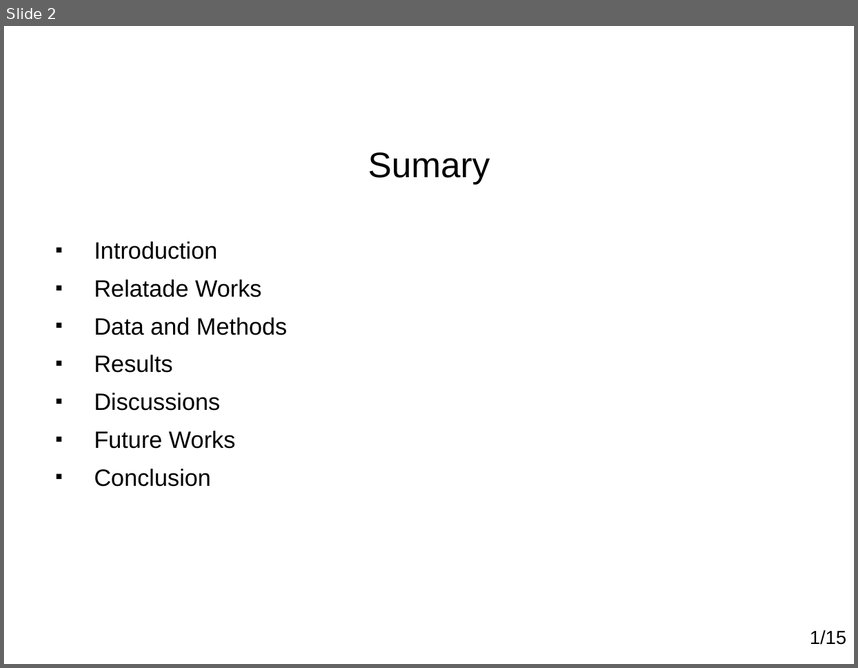
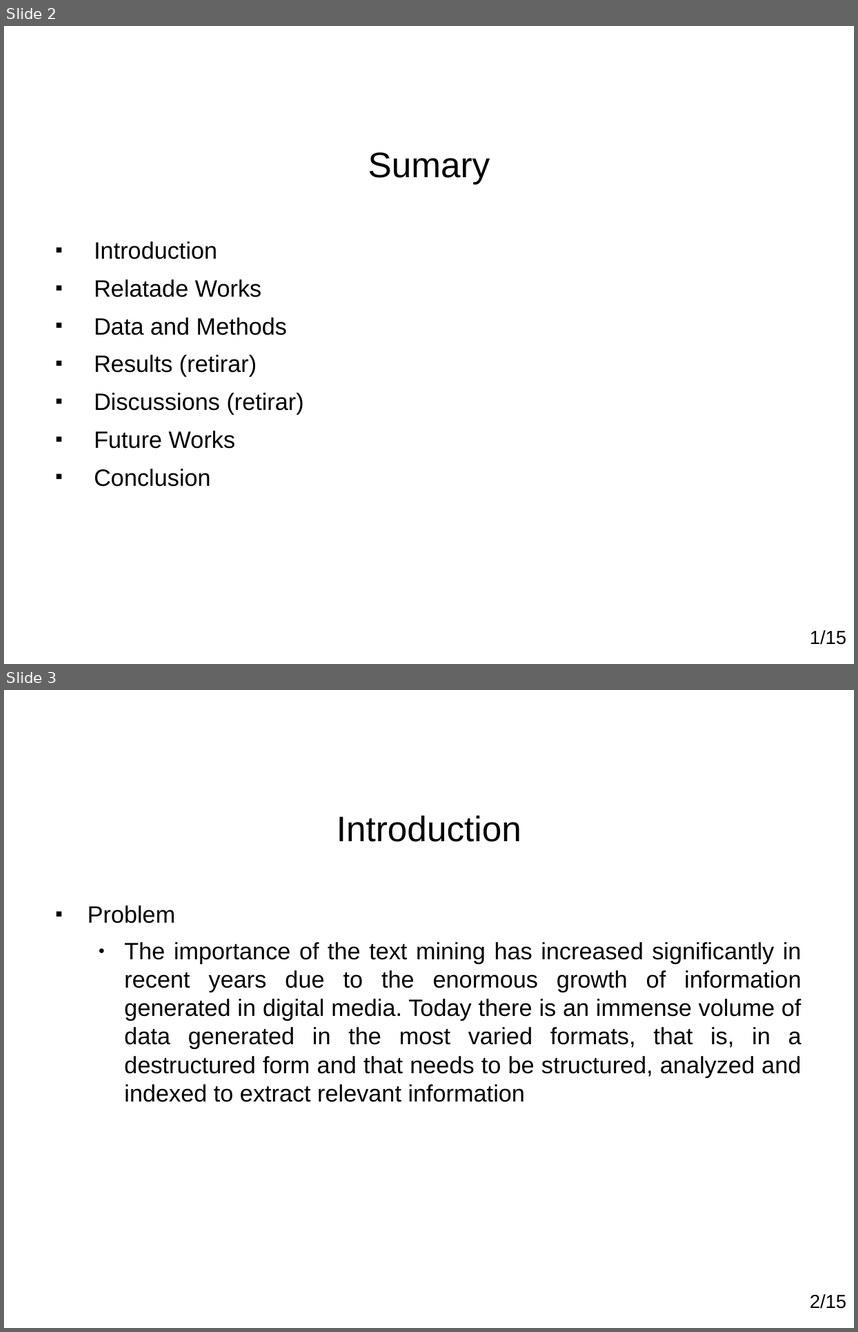
Before and after one commit to paulohq/apresentacao-L2AP, a slide deck: apresentacao-L2AP.ppt. Shown one above the other, each under a label of ours: slide 2 before the commit, slides 2 and 3 after it. The pictures are 858x668 and 858x1332 pixels, drawn with LibreOffice and Linux fonts; fonts in the diff are those of the drawing; background and template pictures are left out. Boxes give left, top, right and bottom in pixels: in the first picture for what was removed or moved away, otherwise in the second. Text is boxed around its words. In the diff, an @@ line names an element or a change of style, - is before the commit and + after.

```diff
--- a/apresentacao-L2AP.ppt
+++ b/apresentacao-L2AP.ppt
@@ slide 3 added at bbox=[4, 690, 854, 1328], background picture (left out) @@
@@ title added at bbox=[337, 815, 522, 842], 30 pt, text #000000 @@
+Introduction
@@ text added at bbox=[87, 905, 802, 1102], 20 pt, text #000000 @@
+■ Problem
+  ● The importance of the text mining has increased significantly in recent years due to the enormous growth of information generated in digital media. Today there is an immense volume of data generated in the most varied formats, that is, in a destructured form and that needs to be structured, analyzed and indexed to extract relevant information
@@ text added at bbox=[810, 1294, 846, 1308], 16 pt, text #000000 @@
+2/15
@@ slide 2 changed as well @@
@@ text at bbox=[94, 354, 304, 414]: text changed @@
-■ Results
-■ Discussions
+■ Results (retirar)
+■ Discussions (retirar)
```
Also in this commit, not shown: 5 other slides changed, 1 other slide added, 4 other files.
